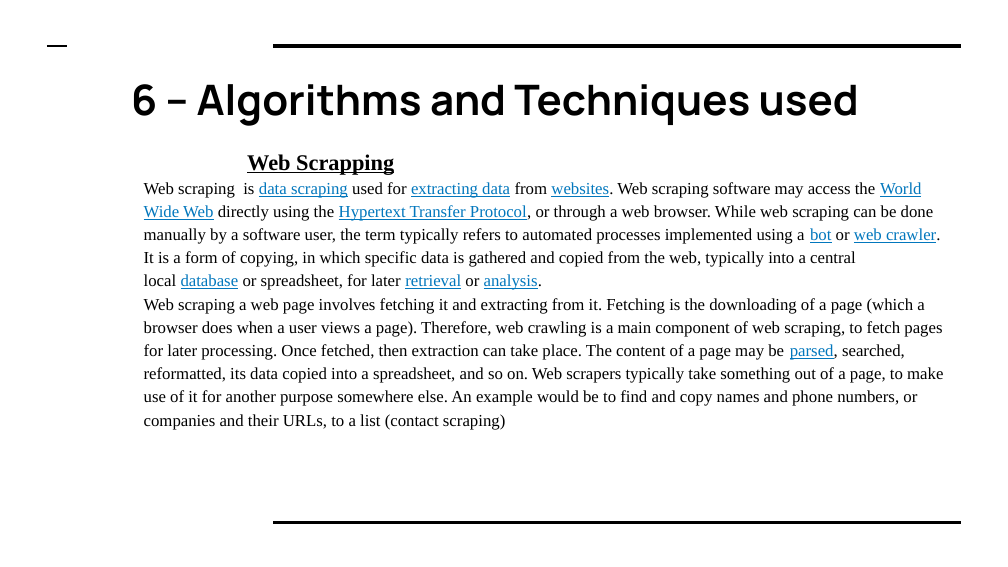
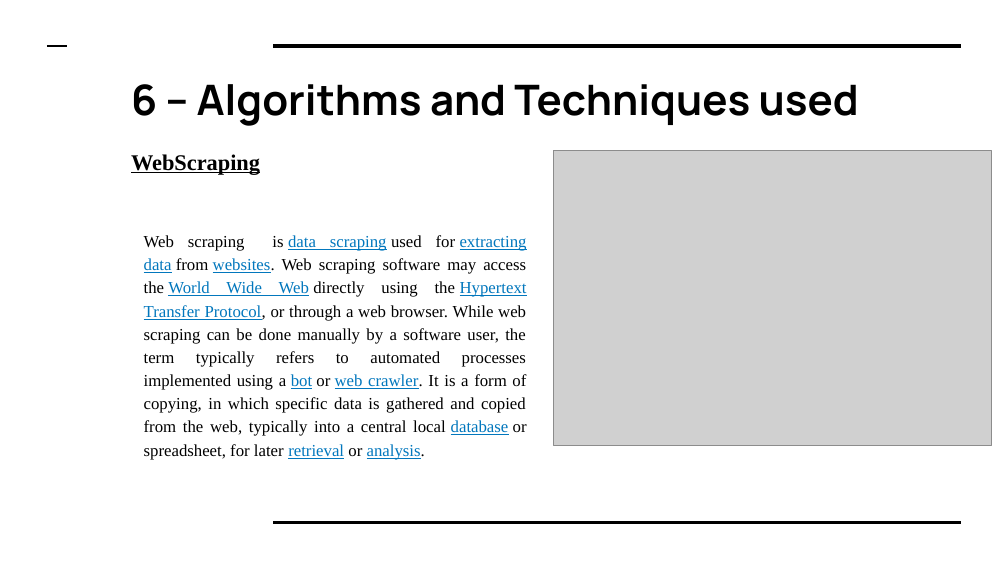
Before and after one commit to meetb007/kissan-bandhu, a slide deck: slide 10 of documents/kisaan Bandhu.pptx. Drawn at 1008x567 pixels with LibreOffice and Linux fonts; fonts in the diff are those of the drawing; grey boxes stand for pictures. Boxes give left, top, right and bottom in pixels: in the first picture for what was removed or moved away, otherwise in the second. Text is boxed around its words. In the diff, an @@ line names an element or a change of style, - is before the commit and + after.

```diff
--- a/documents/kisaan Bandhu.pptx
+++ b/documents/kisaan Bandhu.pptx
@@ text at (x1=131, y1=154, x2=260, y2=175): text changed @@
-    Web Scrapping
+    WebScraping
@@ picture added at (x1=553, y1=150, x2=991, y2=446) @@
@@ text at (x1=144, y1=235, x2=527, y2=460): alignment left to justified @@
@@ text at (x1=144, y1=298, x2=943, y2=430): paragraph removed @@
-Web scraping a web page involves fetching it and extracting from it. Fetching is the downloading of a page (which a browser does when a user views a page). Therefore, web crawling is a main component of web scraping, to fetch pages for later processing. Once fetched, then extraction can take place. The content of a page may be parsed, searched, reformatted, its data copied into a spreadsheet, and so on. Web scrapers typically take something out of a page, to make use of it for another purpose somewhere else. An example would be to find and copy names and phone numbers, or companies and their URLs, to a list (contact scraping)
```
Also in this commit, not shown: 8 other slides changed, 2 slides added, 2 slides removed, 4 other files.
